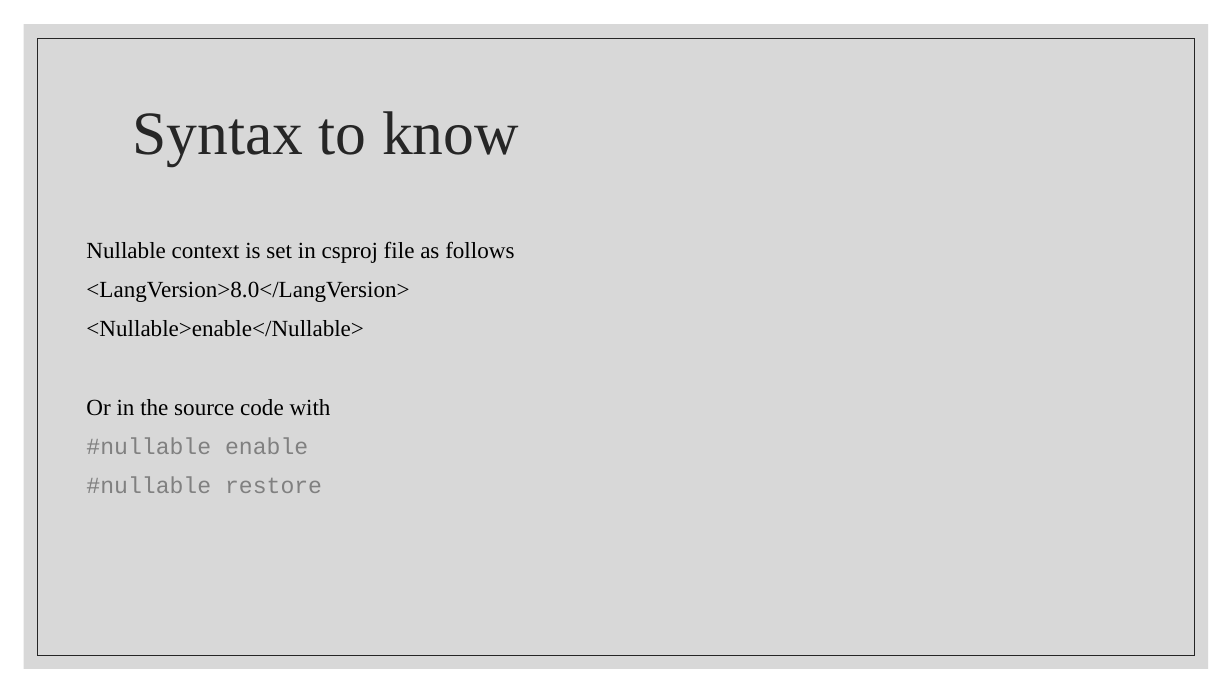
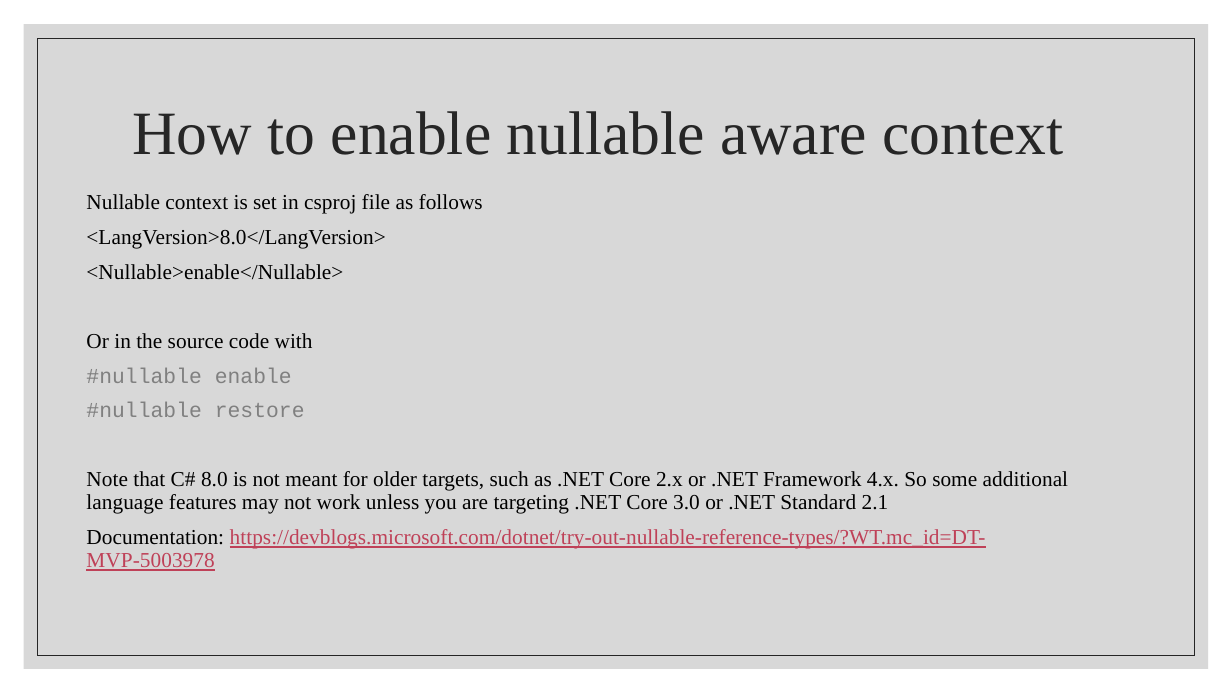
Before and after one commit to BenjaminMichaelis/Lectures, a slide deck: slide 14 of Nullability and Pattern Matching.pptx (slide 8 before the commit). Drawn at 1232x693 pixels with LibreOffice and Linux fonts; fonts in the diff are those of the drawing. Boxes give left, top, right and bottom in pixels: in the first picture for what was removed or moved away, otherwise in the second. Text is boxed around its words. In the diff, an @@ line names an element or a change of style, - is before the commit and + after.

Commit message:
Add examples and framework 4.7.2 example
- Doesn't work on 4.7.2 example

```diff
--- a/Nullability and Pattern Matching.pptx
+++ b/Nullability and Pattern Matching.pptx
@@ title at bbox=[132, 111, 1063, 155]: text changed @@
-Syntax to know
+How to enable nullable aware context
@@ text "Nullable context is set in ...": place and size @@
-text "Nullable context is set in ..." at bbox=[86, 241, 514, 493]
+text "Nullable context is set in ..." at bbox=[86, 194, 1068, 571]
@@ text at bbox=[86, 194, 483, 417]: size 18 to 16.6 pt in "Nullable context is set in csproj file ...", "<LangVersion>8.0</LangVersion>", "<Nullable>enable</Nullable>", "Or in the source code with" and 2 more places; line spacing 1 to 0.9 @@
@@ text at bbox=[86, 471, 1068, 571]: paragraphs added @@
+Note that C# 8.0 is not meant for older targets, such as .NET Core 2.x or .NET Framework 4.x. So some additional language features may not work unless you are targeting .NET Core 3.0 or .NET Standard 2.1
+Documentation: https://devblogs.microsoft.com/dotnet/try-out-nullable-reference-types/?WT.mc_id=DT-MVP-5003978
```
Also in this commit, not shown: 5 other slides changed, 3 slides added, 8 other files.
